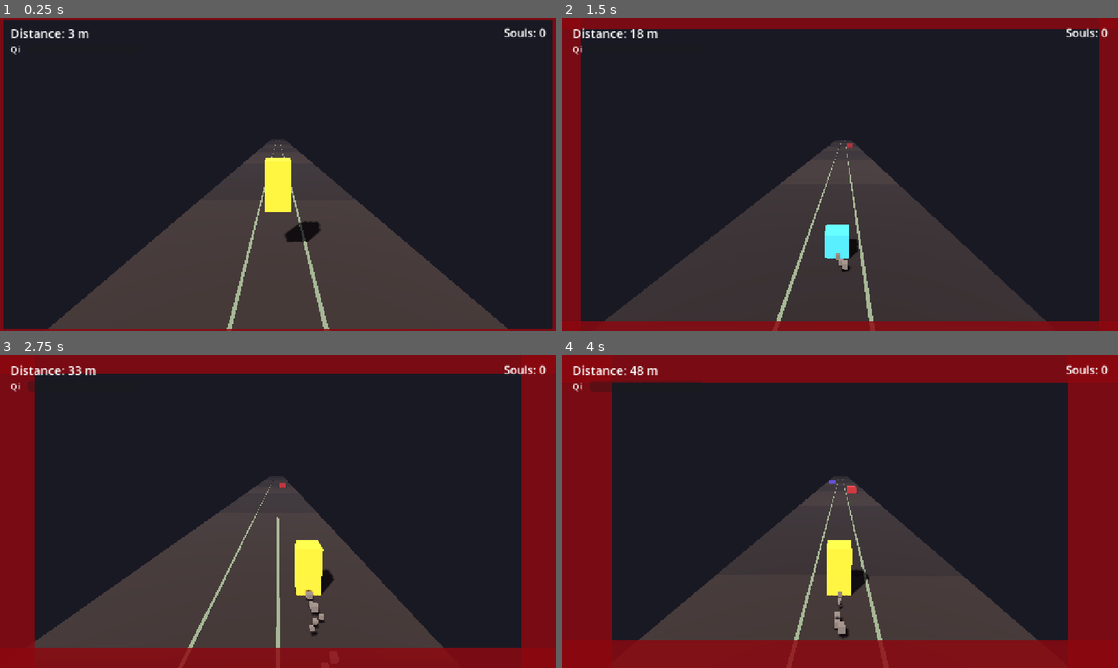
Above: before the commit, frames 1-4 (two rows, left to right).
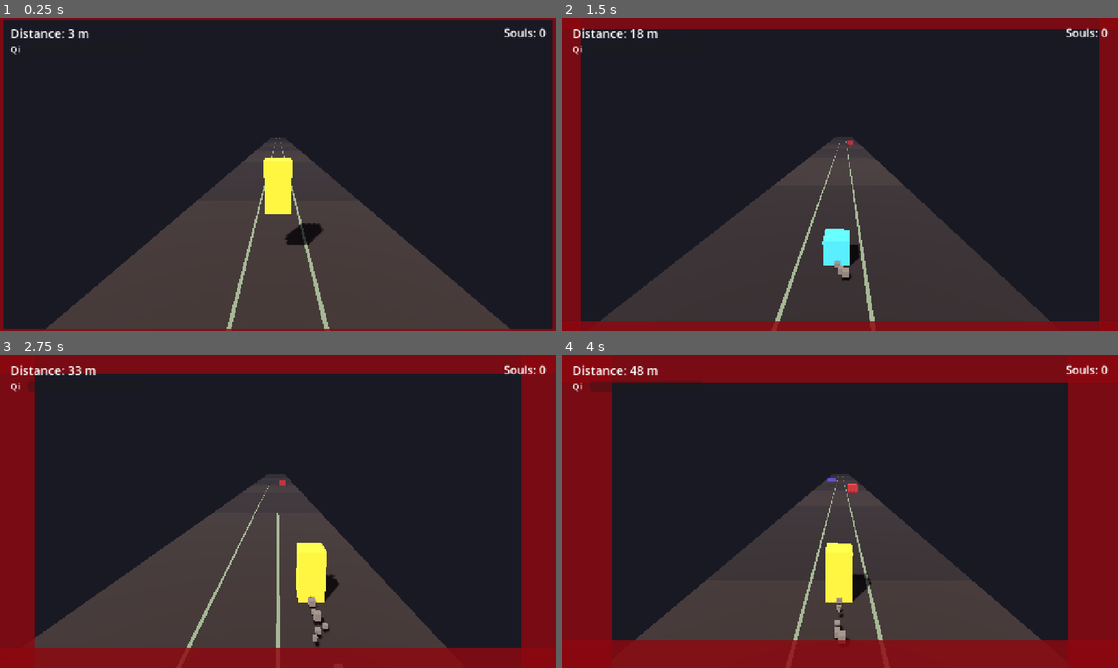
Above: after the commit, the same moments.

Repository: DanielEleojo/tribulation
Game: Godot game, scene res://scenes/game.tscn
Same seed, same stepped clock (60 frames per second), same inputs: the game is played once before the commit and once after it.
Inputs (mouse positions are in pixels of both pictures, inside the frame that each line leads up to):
- Up to frame 1 (0.25 s): no input
- Up to frame 2 (1.5 s): tap Enter (restart) at 0.5 s; move the mouse to (962, 158) at 0.52 s; hold Right (move_right) 0.53-1.28 s; tap F (slash) at 0.6 s; click (962, 158) at 0.67 s; tap Space (jump) at 0.77 s; move the mouse to (728, 190) at 1.27 s; hold Left (move_left) from 1.28 s (still down); tap Down (slide) at 1.35 s
- Up to frame 3 (2.75 s): tap Space (jump) at 1.52 s; move the mouse to (333, 442) at 2.02 s; release Left (move_left) at 2.03 s; hold Right (move_right) from 2.03 s (still down); tap F (slash) at 2.1 s
- Up to frame 4 (4 s): move the mouse to (812, 574) at 2.77 s; tap Down (slide) at 2.85 s; click (812, 574) at 2.92 s; tap Space (jump) at 3.02, 3.77 s; move the mouse to (1006, 558) at 3.52 s; release Right (move_right) at 3.53 s; hold Left (move_left) from 3.53 s (still down); tap F (slash) at 3.6 s

The runs differ from the first frame. In frame 1, 0.8% of the frame differs, in the area x 8-92%, y 38-100%; in frame 2, 1.7%; in frame 3, 1.8%, in the area x 6-81%, y 38-94%; in frame 4, 1.6%.

Commit message:
Phase 3.3: speed juice (FOV widen + fog thicken with speed)

Diff:
--- a/scripts/camera_follow.gd
+++ b/scripts/camera_follow.gd
@@ -11,6 +11,8 @@
 @export var shake_translate: float = 0.6   # max positional shake (units) at full trauma
 @export var shake_roll: float = 0.09       # max roll shake (radians) at full trauma
 @export var trauma_decay: float = 2.4      # how fast trauma fades (per sec)
+@export var base_fov: float = 70.0         # FOV at base speed
+@export var max_fov: float = 88.0          # FOV at max speed (sense of speed)
 
 var player: Node3D
 var _trauma: float = 0.0
@@ -35,6 +37,11 @@
 	global_position.z = player.global_position.z + back
 	look_at(Vector3(player.global_position.x * 0.5, 1.0, player.global_position.z - look_ahead), Vector3.UP)
 
+	# Widen FOV as the run speeds up, for a sense of acceleration.
+	if player.has_method("get_speed_fraction"):
+		var target_fov: float = lerpf(base_fov, max_fov, player.get_speed_fraction())
+		fov = lerpf(fov, target_fov, clampf(2.5 * delta, 0.0, 1.0))
+
 	# Trauma-based screen shake, applied after aiming so it jitters the framing.
 	if _trauma > 0.0:
 		_trauma = maxf(0.0, _trauma - trauma_decay * delta)
--- a/scripts/game.gd
+++ b/scripts/game.gd
@@ -21,12 +21,18 @@
 var souls: int = 0                    # Demon Souls collected this run (+1 per kill)
 var _hud
 var _cam
+var _player
+var _env: Environment
+
+const FOG_BASE: float = 0.012
+const FOG_MAX: float = 0.020
 
 func _ready() -> void:
 	add_to_group("game")
 	_setup_world()
 
 	var player := get_tree().get_first_node_in_group("player")
+	_player = player
 	var hud := get_tree().get_first_node_in_group("hud")
 	_hud = hud
 	var swipe := get_tree().get_first_node_in_group("swipe_input")
@@ -58,7 +64,8 @@
 	env.ambient_light_energy = 0.6
 	env.fog_enabled = true
 	env.fog_light_color = Color(0.10, 0.10, 0.14)
-	env.fog_density = 0.012
+	env.fog_density = FOG_BASE
+	_env = env
 	var we := WorldEnvironment.new()
 	we.environment = env
 	add_child(we)
@@ -76,6 +83,10 @@
 		if Input.is_action_just_pressed("restart"):
 			restart()
 		return
+	# Thicken the fog as the run speeds up (sense of speed/pressure).
+	if _env != null and _player != null and _player.has_method("get_speed_fraction"):
+		_env.fog_density = lerpf(FOG_BASE, FOG_MAX, _player.get_speed_fraction())
+
 	# The Heavenly Net steadily closes; full closure is death.
 	net = minf(1.0, net + net_close_rate * delta)
 	net_changed.emit(net)
--- a/scripts/player.gd
+++ b/scripts/player.gd
@@ -272,5 +272,9 @@
 	_dead = true
 
 ## Distance readout: forward progress in whole units ("meters").
+## 0..1 ramp fraction of current speed (base -> max). Drives FOV / fog juice.
+func get_speed_fraction() -> float:
+	return clampf(_run_time / speed_ramp_time, 0.0, 1.0)
+
 func get_distance() -> int:
 	return int(max(0.0, start_z - global_position.z))
Not shown, changed: devlog.txt
